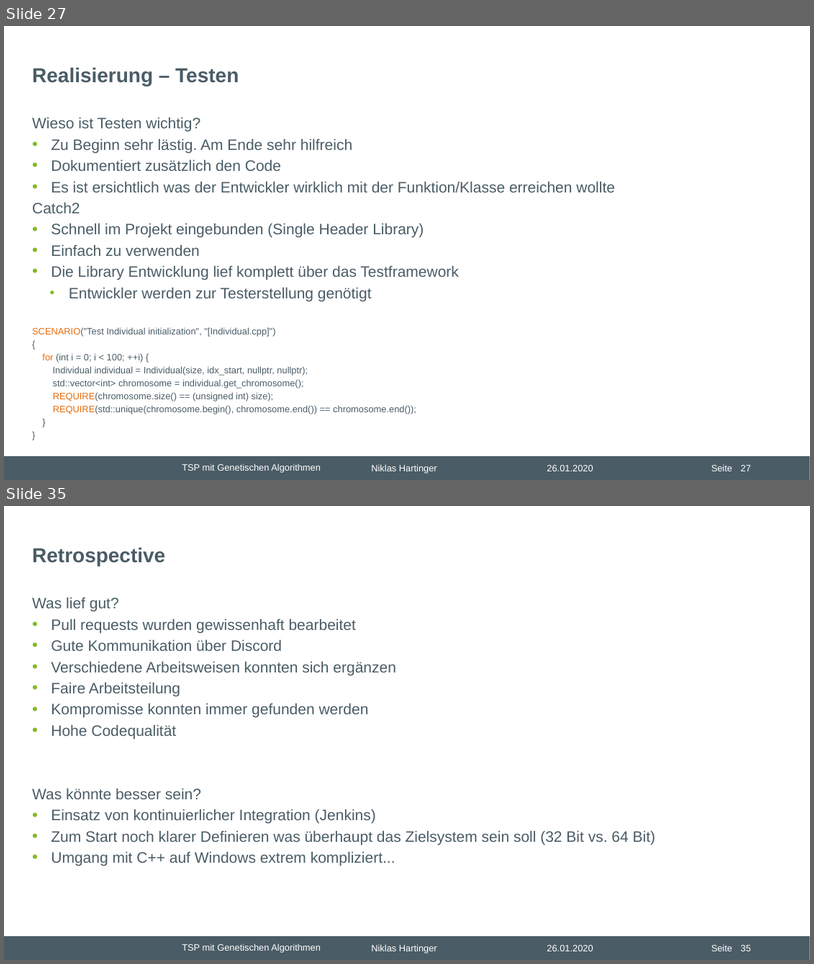
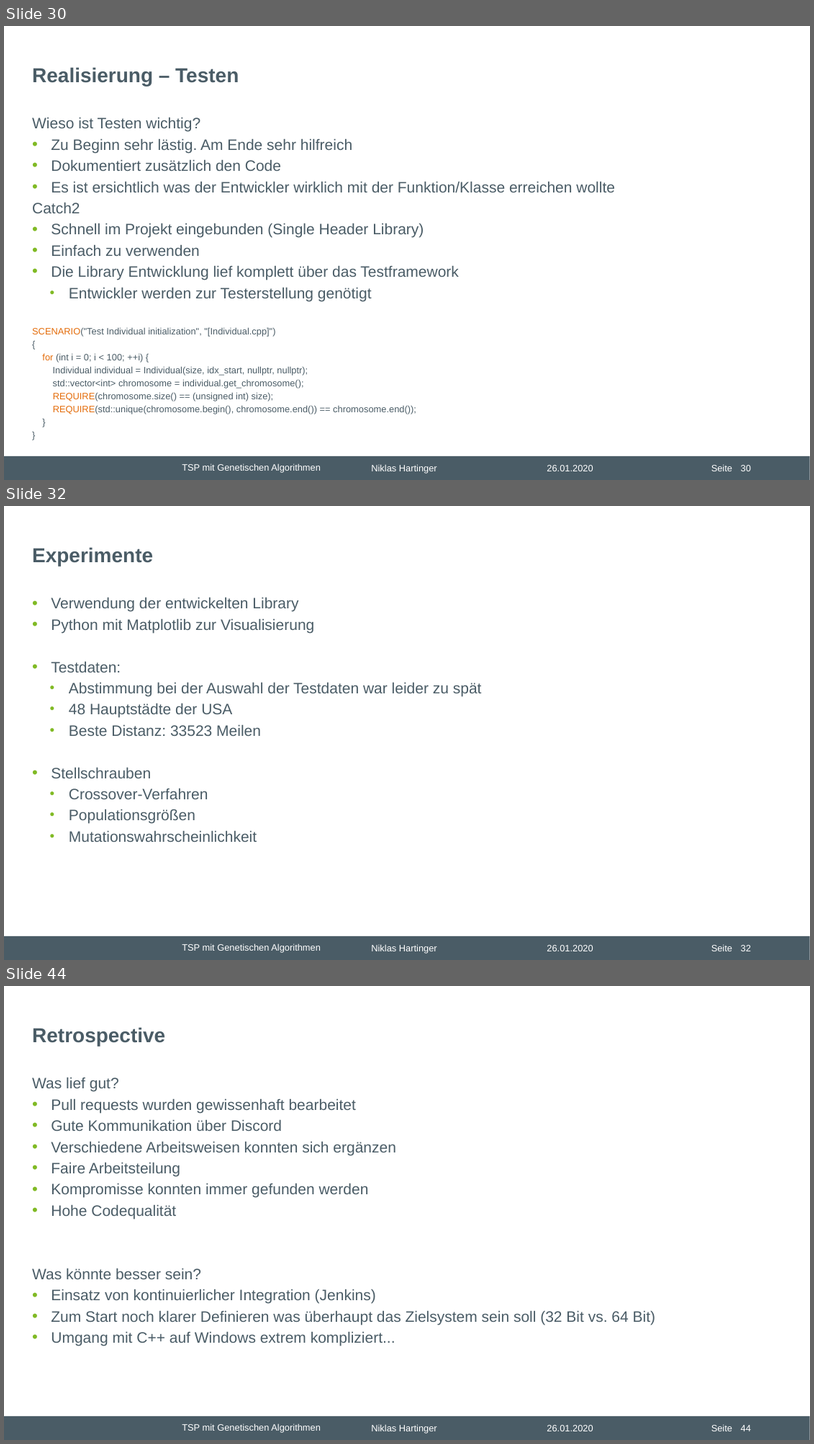
Before and after one commit to nhrt/Genetic-Algorithms, a slide deck: Projektvortrag/Präsentation Projektvortrag.pptx. Shown one above the other, each under a label of ours: slides 27 and 35 before the commit, slides 30, 32 and 44 after it; the slides between them are not shown. The pictures are 814x964 and 814x1444 pixels, drawn with LibreOffice and Linux fonts; fonts in the diff are those of the drawing; background and template pictures are left out. Boxes give left, top, right and bottom in pixels: in the first picture for what was removed or moved away, otherwise in the second. Text is boxed around its words. In the diff, an @@ line names an element or a change of style, - is before the commit and + after.

```diff
--- a/Projektvortrag/Präsentation Projektvortrag.pptx
+++ b/Projektvortrag/Präsentation Projektvortrag.pptx
@@ slide 32 added at [4,506,810,960], background #FFFFFF; not listed: 6 template elements that a slide beside it also shows @@
@@ title added at [32,547,153,566], 24 pt, text #4A5C66, bold @@
+Experimente
@@ text added at [51,597,482,842], 18 pt, text #4A5C66 @@
+• Verwendung der entwickelten Library
+• Python mit Matplotlib zur Visualisierung
+• Testdaten:
+  • Abstimmung bei der Auswahl der Testdaten war leider zu spät
+  • 48 Hauptstädte der USA
+  • Beste Distanz: 33523 Meilen
+• Stellschrauben
+  • Crossover-Verfahren
+  • Populationsgrößen
+  • Mutationswahrscheinlichkeit
@@ what was slide 27 is now slide 30 @@
@@ page number at [741,464,751,471]: text changed @@
-27
+30
@@ what was slide 35 is now slide 44 @@
@@ page number at [741,1424,751,1431]: text changed @@
-35
+44
```
Also in this commit, not shown: 12 slides changed, 16 other slides added, 6 slides removed, 14 other files.
